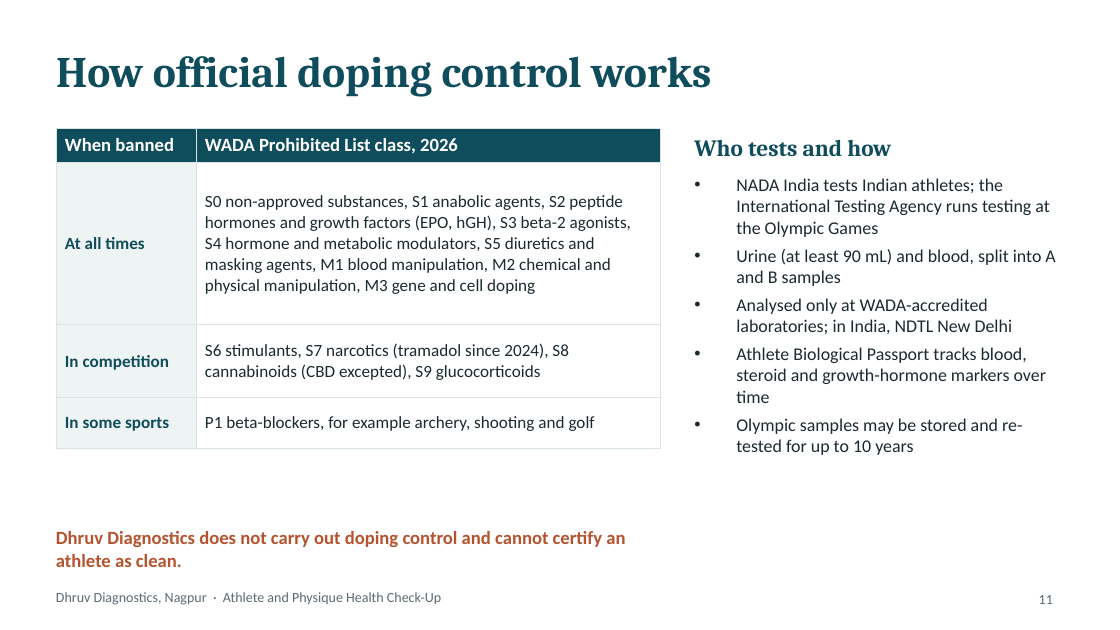
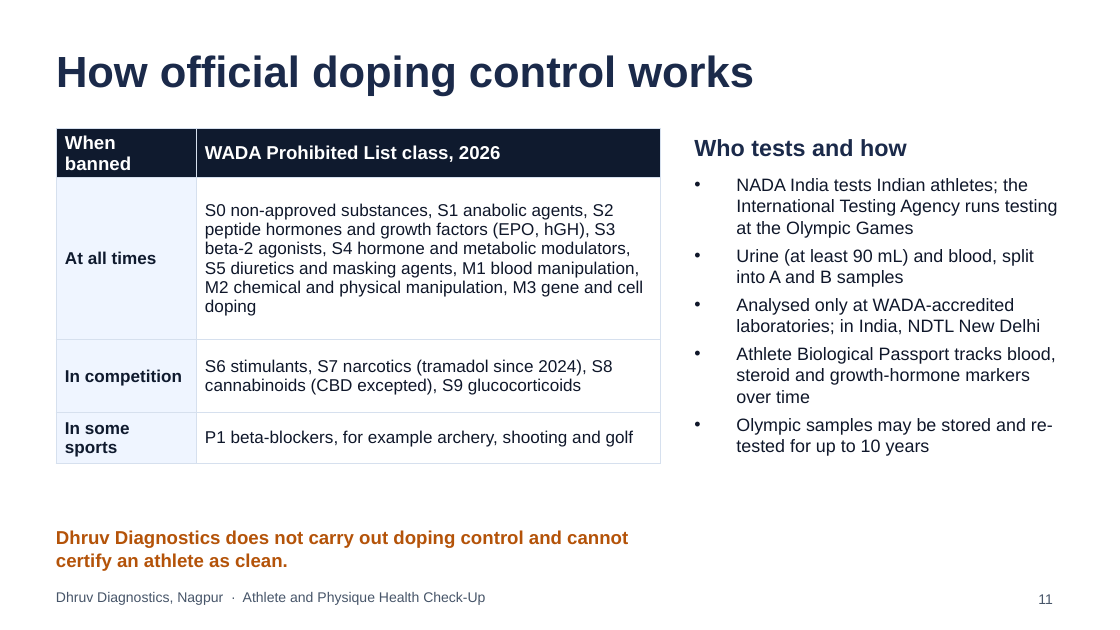
Before and after one commit to Ani6/BlisteringBlockchain, a slide deck: slide 11 of dhruv-athlete-healthcheck/Dhruv_Athlete_Physique_HealthCheck_Deck.pptx. Drawn at 1120x630 pixels with LibreOffice and Linux fonts; fonts in the diff are those of the drawing. Boxes give left, top, right and bottom in pixels: in the first picture for what was removed or moved away, otherwise in the second. Text is boxed around its words. In the diff, an @@ line names an element or a change of style, - is before the commit and + after.

```diff
--- a/dhruv-athlete-healthcheck/Dhruv_Athlete_Physique_HealthCheck_Deck.pptx
+++ b/dhruv-athlete-healthcheck/Dhruv_Athlete_Physique_HealthCheck_Deck.pptx
@@ title "How official doping control works" at box(56, 55, 754, 96): font Cambria to Arial, text colour #0F4C5C to #1B2A4A @@
@@ table at box(56, 129, 661, 461) @@
@@ fill #0F4C5C to #0F1A2E in row 1 @@
@@ fill #EEF3F3 to #EFF5FF in 3 cells @@
@@ font Calibri to Arial @@
@@ text colour #0F4C5C to #0F1A2E in "At all times", "In competition", "In some sports" @@
@@ text colour #1A2A30 to #0F172A in "S0 non-approved substances, S1 anabolic agents, S2 ...", "S6 stimulants, S7 narcotics (tramadol since 2024), ...", "P1 beta-blockers, for example archery, shooting and ..." @@
@@ borders changed @@
@@ text "Who tests and how" at box(694, 139, 907, 157): font Cambria to Arial, text colour #0F4C5C to #1B2A4A @@
@@ text "NADA India tests Indian athletes; ..." at box(736, 178, 1058, 456): font Calibri to Arial, text colour #1A2A30 to #0F172A @@
@@ text "Dhruv Diagnostics does not carry ..." at box(56, 530, 628, 571): font Calibri to Arial, text colour #B5532F to #B45309 @@
@@ text "Dhruv Diagnostics, Nagpur · Athlete ..." at box(56, 592, 485, 605): font Calibri to Arial, text colour #5B6B73 to #475569 @@
@@ page number at box(1038, 594, 1053, 604): font Calibri to Arial, text colour #5B6B73 to #475569 @@
```
Also in this commit, not shown: 14 other slides changed, 1 slide added, 1 slide removed, 18 other files.
